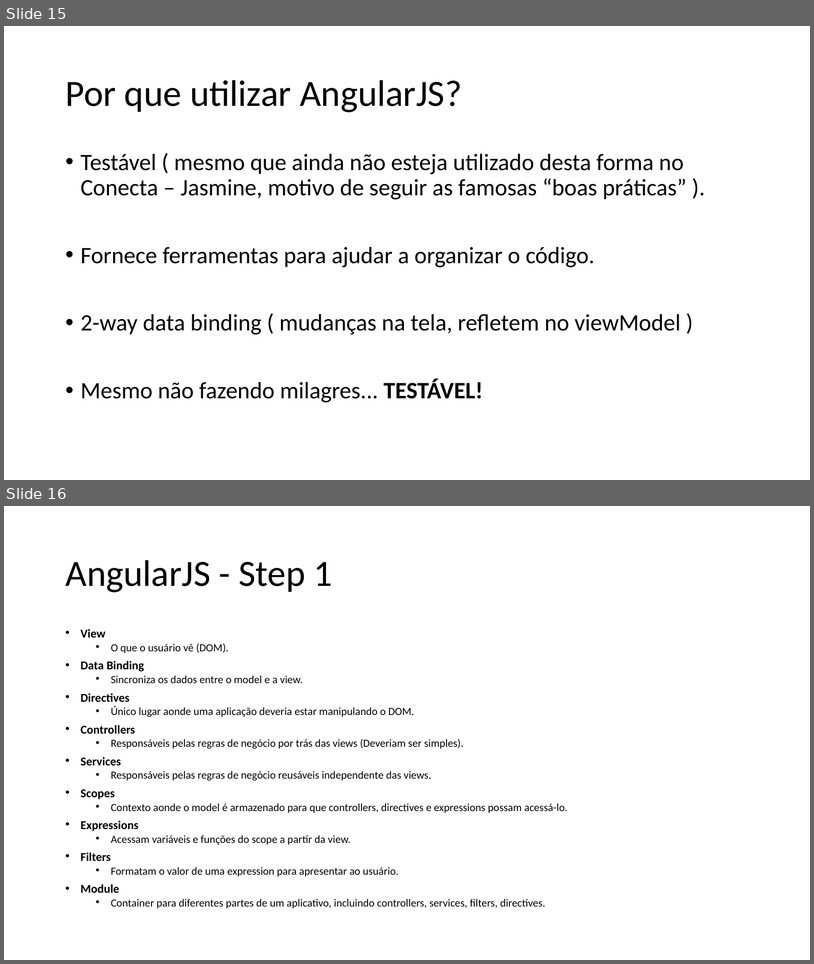
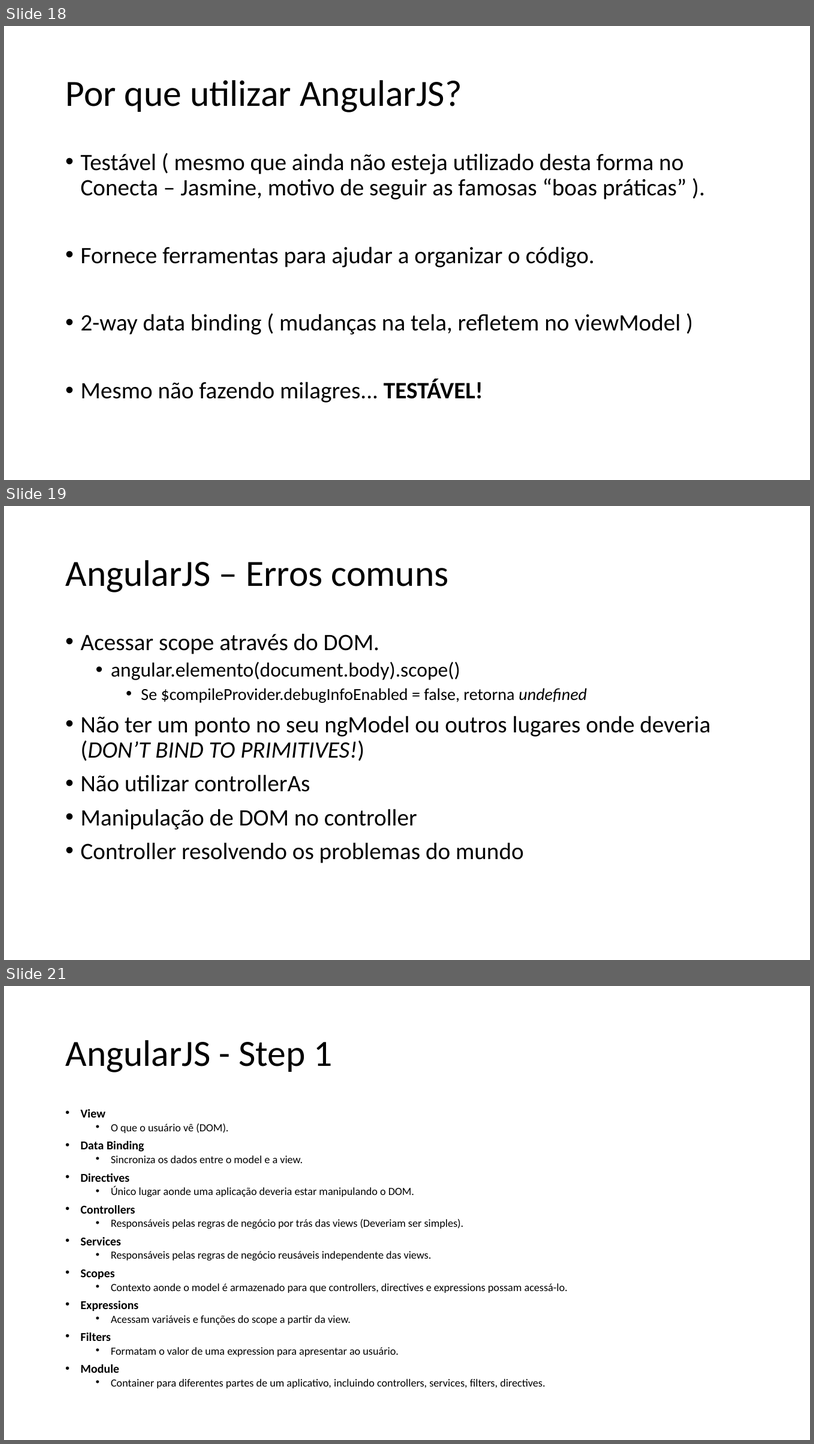
Before and after one commit to hugoj-goncalves/workshop-angularjs, a slide deck: Apresentação Workshop Angular.pptx. Shown one above the other, each under a label of ours: slides 15 and 16 before the commit, slides 18, 19 and 21 after it; the slides between them are not shown. The pictures are 814x964 and 814x1444 pixels, drawn with LibreOffice and Linux fonts; fonts in the diff are those of the drawing. Boxes give left, top, right and bottom in pixels: in the first picture for what was removed or moved away, otherwise in the second. Text is boxed around its words. In the diff, an @@ line names an element or a change of style, - is before the commit and + after.

```diff
--- a/Apresentação Workshop Angular.pptx
+++ b/Apresentação Workshop Angular.pptx
@@ slide 19 added at bbox=[4, 506, 810, 960], background #FFFFFF @@
@@ title added at bbox=[65, 560, 449, 592], 44 pt, text #000000 @@
+AngularJS – Erros comuns
@@ text added at bbox=[81, 633, 711, 863], 28 pt, text #000000 @@
+• Acessar scope através do DOM.
+  • angular.elemento(document.body).scope()
+    • Se $compileProvider.debugInfoEnabled = false, retorna undefined
+• Não ter um ponto no seu ngModel ou outros lugares onde deveria (DON’T BIND TO PRIMITIVES!)
+• Não utilizar controllerAs
+• Manipulação de DOM no controller
+• Controller resolvendo os problemas do mundo
@@ what was slide 15 is now slide 18 @@
@@ what was slide 16 is now slide 21 @@
```
Also in this commit, not shown: 4 slides changed, 5 other slides added, 1 slide removed.
